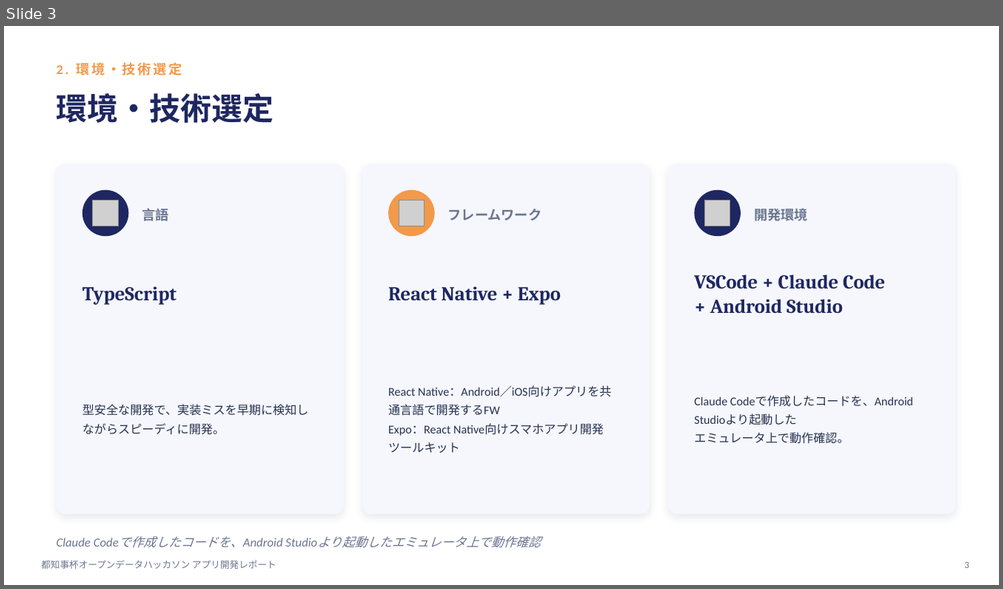
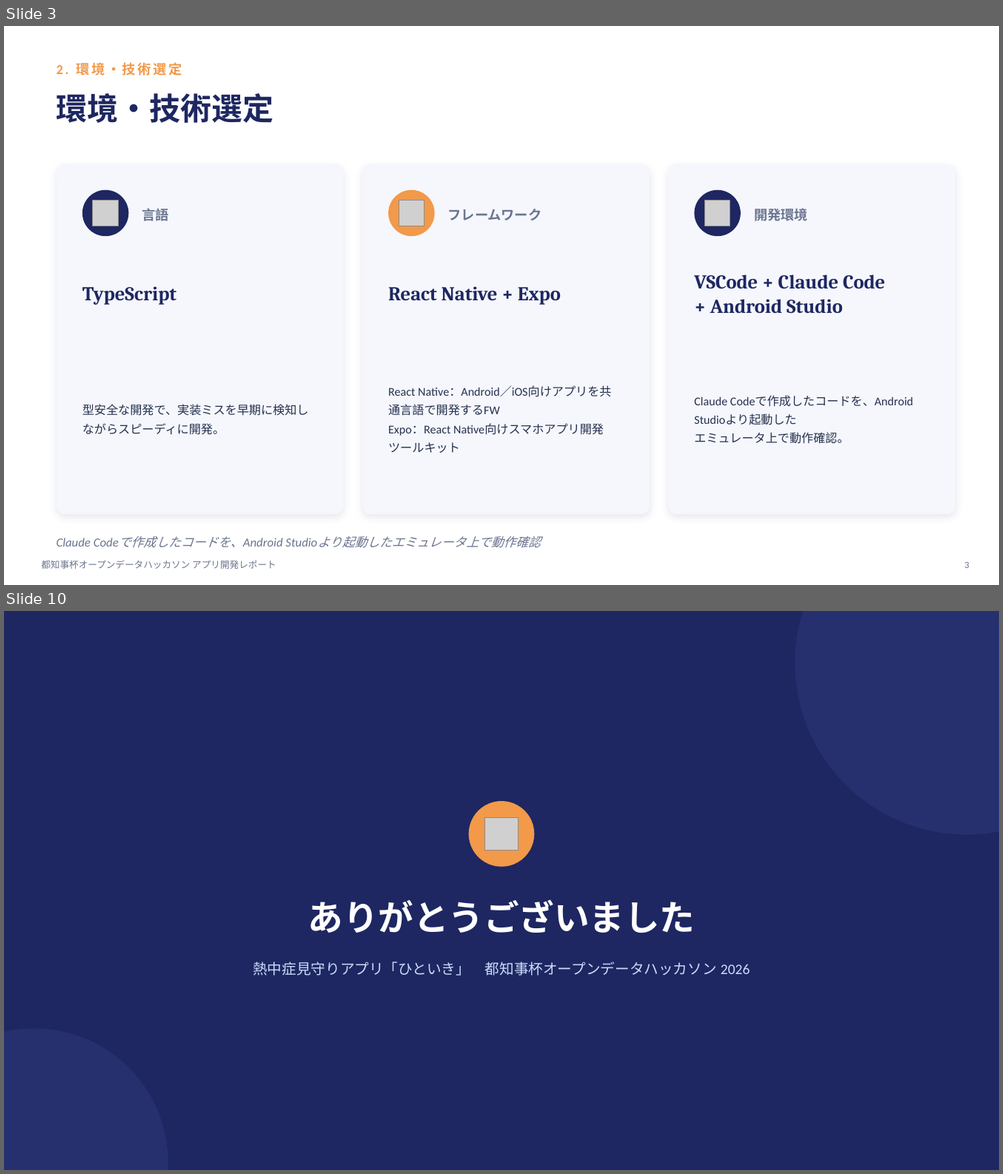
Before and after one commit to TatsuyaSoma/OpenDataHackathon2026_ASH, a slide deck: docs/presentations/9-11_部会発表_ひといきアプリ開発レポート.pptx. Shown one above the other, each under a label of ours: slide 3 before the commit, slides 3 and 10 after it; the slides between them are not shown. The pictures are 1003x589 and 1003x1174 pixels, drawn with LibreOffice and Linux fonts; fonts in the diff are those of the drawing; grey boxes stand for pictures. Boxes give left, top, right and bottom in pixels: in the first picture for what was removed or moved away, otherwise in the second. Text is boxed around its words. In the diff, an @@ line names an element or a change of style, - is before the commit and + after.

```diff
--- a/docs/presentations/9-11_部会発表_ひといきアプリ開発レポート.pptx
+++ b/docs/presentations/9-11_部会発表_ひといきアプリ開発レポート.pptx
@@ slide 10 added at bbox=[4, 611, 999, 1170], background #1E2761 @@
@@ ellipse added at bbox=[795, 611, 999, 834], fill #26306E @@
@@ ellipse added at bbox=[469, 801, 535, 867], fill #F2994A @@
@@ picture added at bbox=[485, 817, 518, 851] @@
@@ text added at bbox=[307, 900, 694, 933], 34 pt, text #FFFFFF, bold @@
+ありがとうございました
@@ text added at bbox=[253, 962, 750, 976], 14 pt, text #CADCFC @@
+熱中症見守りアプリ「ひといき」 都知事杯オープンデータハッカソン 2026
@@ ellipse added at bbox=[4, 1029, 168, 1170], fill #26306E @@
```
Also in this commit, not shown: 7 slides changed.
